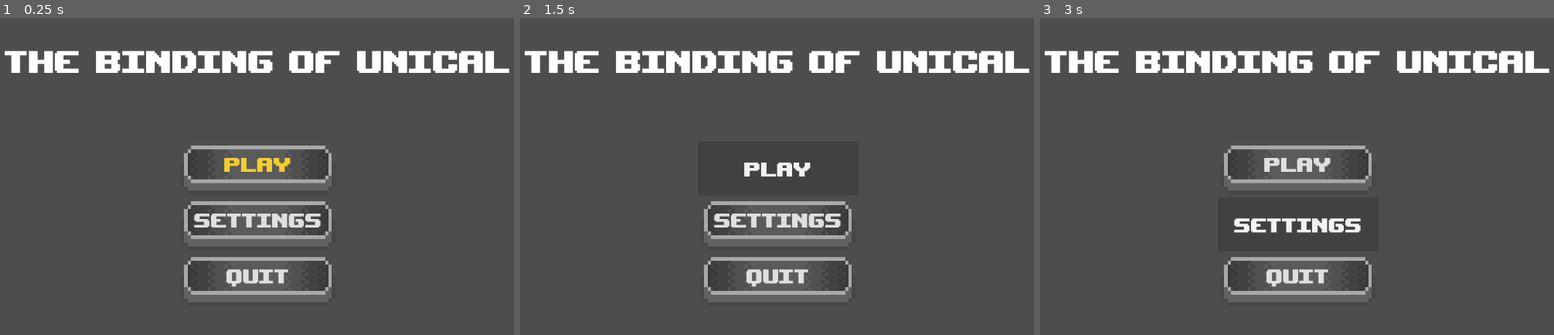
Above: before the commit, frames 1-3 (left to right).
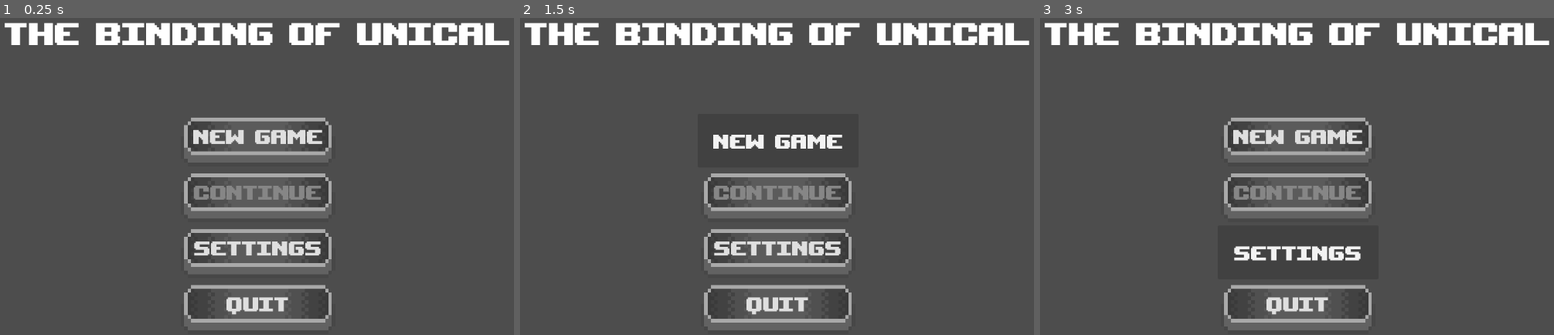
Above: after the commit, the same moments.

Repository: ryuk4real/the-binding-of-UNICAL
Game: Godot game, scene res://main.tscn
The game is run twice, just before and just after one commit, with the same random seed, the same clock (stepped at 60 frames per second) and the same inputs.
Inputs:
- Up to frame 1 (0.25 s): no input
- Up to frame 2 (1.5 s): click "PLAY" (after the commit: "NEW GAME") at 0.5 s; click "PLAY" (after the commit: "NEW GAME") at 1.25 s
- Up to frame 3 (3 s): click "PLAY" (after the commit: "NEW GAME") at 2 s; click "SETTINGS" at 2.75 s

The runs differ from the first frame. In frame 1, 20% of the frame differs, in the area x 0-100%, y 1-97%; in frame 2, 18%; in frame 3, 19%.

Commit message:
Changed menu buttons

Diff:
--- a/main.tscn
+++ b/main.tscn
@@ -54,20 +54,31 @@
 size_flags_horizontal = 4
 size_flags_vertical = 4
 
-[node name="Play" type="Button" parent="UI/MainMenu/MarginContainer/VBoxContainer/VBoxContainer"]
+[node name="New Game" type="Button" parent="UI/MainMenu/MarginContainer/VBoxContainer/VBoxContainer"]
 custom_minimum_size = Vector2(300, 100)
 layout_mode = 2
 focus_neighbor_top = NodePath("../Quit")
 focus_neighbor_bottom = NodePath("../Settings")
 theme = ExtResource("3_76djf")
-text = "PLAY"
+text = "NEW GAME"
+language = "en"
+script = ExtResource("4_e8dhy")
+
+[node name="Continue" type="Button" parent="UI/MainMenu/MarginContainer/VBoxContainer/VBoxContainer"]
+custom_minimum_size = Vector2(300, 100)
+layout_mode = 2
+focus_neighbor_top = NodePath("../Quit")
+focus_neighbor_bottom = NodePath("../Settings")
+theme = ExtResource("3_76djf")
+disabled = true
+text = "CONTiNUE"
 language = "en"
 script = ExtResource("4_e8dhy")
 
 [node name="Settings" type="Button" parent="UI/MainMenu/MarginContainer/VBoxContainer/VBoxContainer"]
 custom_minimum_size = Vector2(300, 100)
 layout_mode = 2
-focus_neighbor_top = NodePath("../Play")
+focus_neighbor_top = NodePath("../New Game")
 focus_neighbor_bottom = NodePath("../Quit")
 theme = ExtResource("3_76djf")
 text = "SETTINGS"
@@ -77,7 +88,7 @@
 custom_minimum_size = Vector2(300, 100)
 layout_mode = 2
 focus_neighbor_top = NodePath("../Settings")
-focus_neighbor_bottom = NodePath("../Play")
+focus_neighbor_bottom = NodePath("../New Game")
 theme = ExtResource("3_76djf")
 text = "Quit"
 language = "en"
@@ -90,5 +101,6 @@
 offset_bottom = 40.0
 
 [connection signal="server_shut" from="FloorGenerator" to="UI/MainMenu/MarginContainer/VBoxContainer/VBoxContainer/Quit" method="_on_floor_generator_server_shut"]
-[connection signal="pressed" from="UI/MainMenu/MarginContainer/VBoxContainer/VBoxContainer/Play" to="UI/MainMenu/MarginContainer/VBoxContainer/VBoxContainer/Play" method="_on_pressed"]
+[connection signal="pressed" from="UI/MainMenu/MarginContainer/VBoxContainer/VBoxContainer/New Game" to="UI/MainMenu/MarginContainer/VBoxContainer/VBoxContainer/New Game" method="_on_pressed"]
+[connection signal="pressed" from="UI/MainMenu/MarginContainer/VBoxContainer/VBoxContainer/Continue" to="UI/MainMenu/MarginContainer/VBoxContainer/VBoxContainer/Continue" method="_on_pressed"]
 [connection signal="pressed" from="UI/MainMenu/MarginContainer/VBoxContainer/VBoxContainer/Quit" to="FloorGenerator" method="_on_quit_pressed"]
--- a/ui/main_menu/menu_button.tres
+++ b/ui/main_menu/menu_button.tres
@@ -1,7 +1,16 @@
-[gd_resource type="Theme" load_steps=7 format=3 uid="uid://x80ndnxvvpsj"]
+[gd_resource type="Theme" load_steps=9 format=3 uid="uid://x80ndnxvvpsj"]
 
 [ext_resource type="FontFile" uid="uid://cnapsguro6jhr" path="res://ui/font/upheavtt.ttf" id="1_6jjpo"]
 [ext_resource type="Texture2D" uid="uid://bmbwa4lkbje2o" path="res://ui/main_menu/main_menu.png" id="1_rukh1"]
+
+[sub_resource type="AtlasTexture" id="AtlasTexture_cya1u"]
+atlas = ExtResource("1_rukh1")
+region = Rect2(0, 0, 48, 16)
+
+[sub_resource type="StyleBoxTexture" id="StyleBoxTexture_x4uwk"]
+content_margin_bottom = 19.0
+texture = SubResource("AtlasTexture_cya1u")
+texture_margin_bottom = 2.0
 
 [sub_resource type="StyleBoxEmpty" id="StyleBoxEmpty_cfob2"]
 
@@ -22,13 +31,13 @@
 [resource]
 default_font = ExtResource("1_6jjpo")
 Button/colors/font_color = Color(0.875, 0.875, 0.875, 1)
-Button/colors/font_disabled_color = Color(0.875, 0.875, 0.875, 0.5)
+Button/colors/font_disabled_color = Color(0.525101, 0.525102, 0.525101, 1)
 Button/colors/font_focus_color = Color(0.94902, 0.803922, 0.188235, 1)
 Button/colors/font_hover_color = Color(0.95, 0.95, 0.95, 1)
 Button/colors/font_hover_pressed_color = Color(1, 1, 1, 1)
 Button/colors/font_outline_color = Color(1, 1, 1, 1)
 Button/colors/font_pressed_color = Color(0.717055, 0.601319, 0.0804879, 1)
-Button/colors/icon_disabled_color = Color(1, 1, 1, 0.4)
+Button/colors/icon_disabled_color = Color(0.87451, 0.87451, 0.87451, 0.160784)
 Button/colors/icon_focus_color = Color(1, 1, 1, 1)
 Button/colors/icon_hover_color = Color(1, 1, 1, 1)
 Button/colors/icon_hover_pressed_color = Color(1, 1, 1, 1)
@@ -39,6 +48,7 @@
 Button/constants/outline_size = 0
 Button/font_sizes/font_size = 51
 Button/fonts/font = ExtResource("1_6jjpo")
+Button/styles/disabled = SubResource("StyleBoxTexture_x4uwk")
 Button/styles/focus = SubResource("StyleBoxEmpty_cfob2")
 Button/styles/normal = SubResource("StyleBoxTexture_xnpsl")
 Button/styles/pressed = SubResource("StyleBoxTexture_5c6re")
